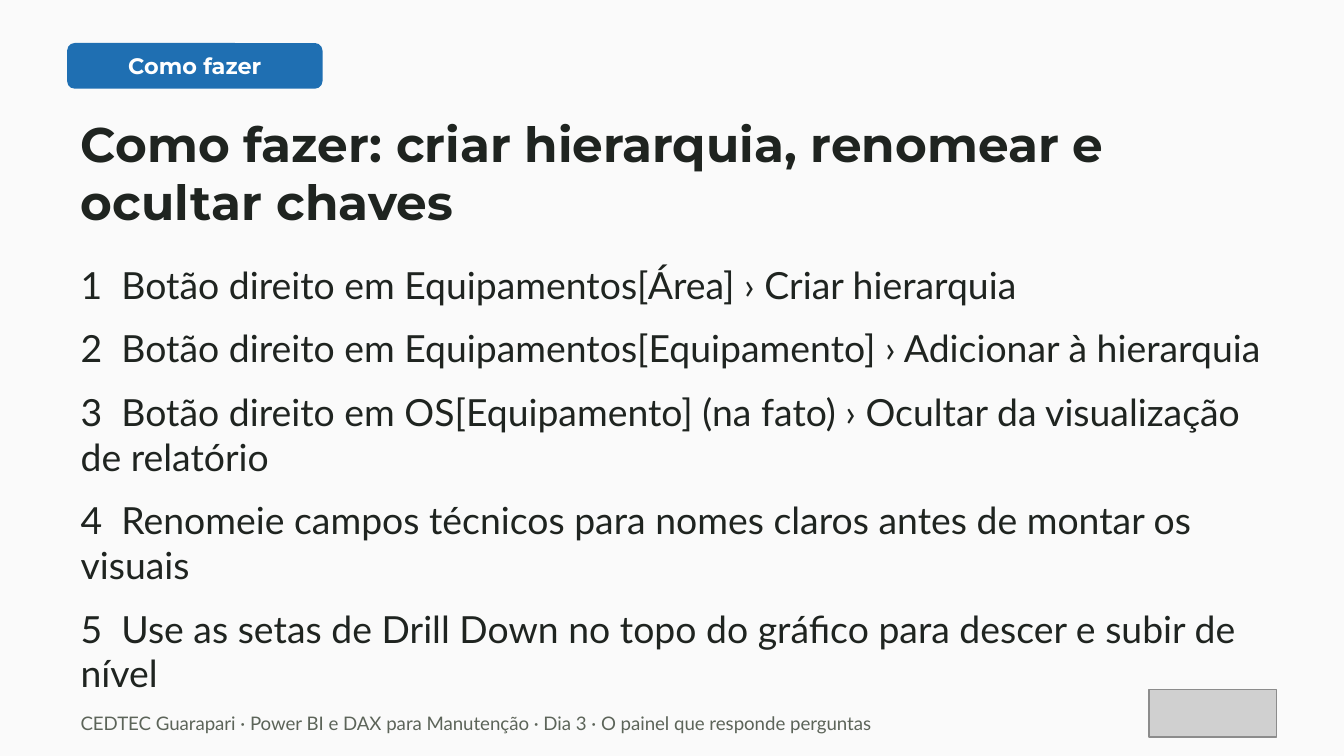
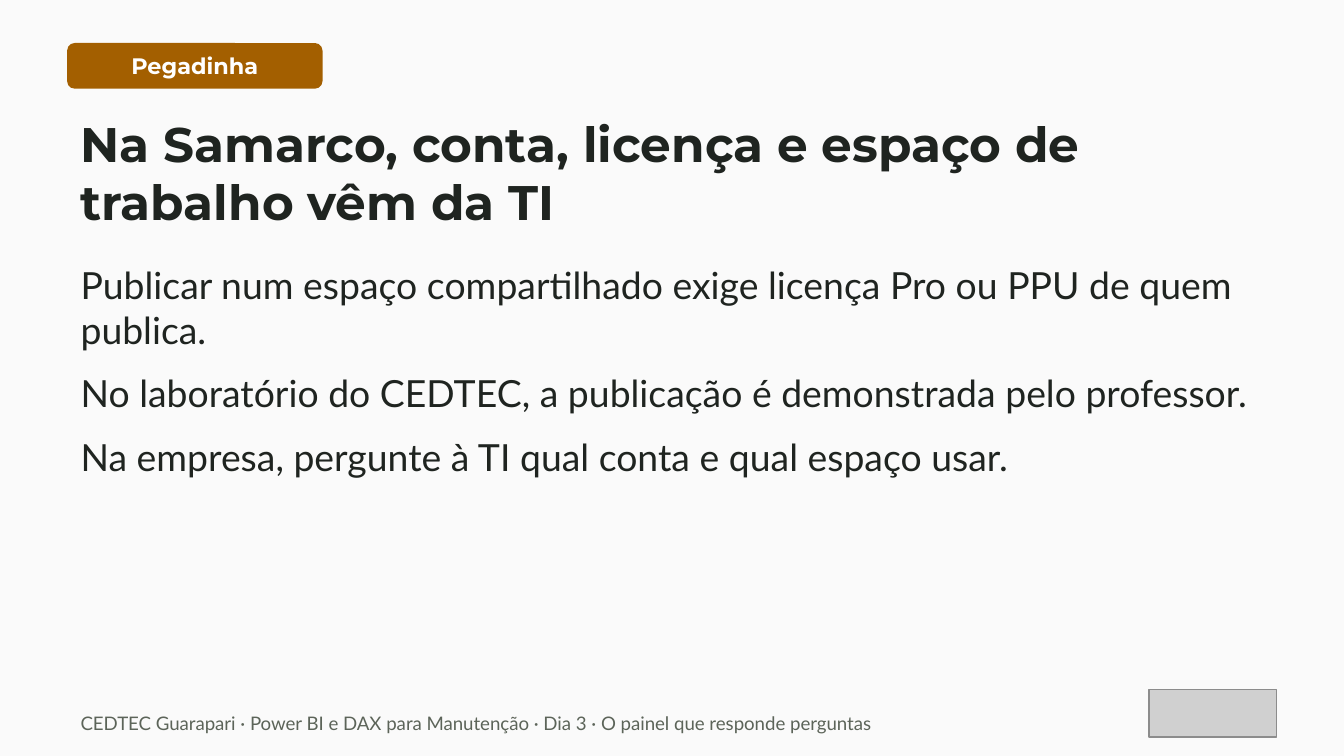
Before and after one commit to IsraelMdc/Curso_PowerBI_Dax, a slide deck: slide 21 of Aulas/Power BI e DAX para Manutenção — Dia 3 · O painel que responde perguntas.pptx (slide 12 before the commit). Drawn at 1344x756 pixels with LibreOffice and Linux fonts; fonts in the diff are those of the drawing; grey boxes stand for pictures. Boxes give left, top, right and bottom in pixels: in the first picture for what was removed or moved away, otherwise in the second. Text is boxed around its words. In the diff, an @@ line names an element or a change of style, - is before the commit and + after.

```diff
--- a/Aulas/Power BI e DAX para Manutenção — Dia 3 · O painel que responde perguntas.pptx
+++ b/Aulas/Power BI e DAX para Manutenção — Dia 3 · O painel que responde perguntas.pptx
@@ rounded rectangle "Pegadinha" at box(67, 43, 323, 89): fill #1F6FB2 to #A35F00 @@
@@ text in rounded rectangle at box(131, 56, 258, 79): text changed @@
-Como fazer
+Pegadinha
@@ text at box(81, 124, 1079, 221): text changed @@
-Como fazer: criar hierarquia, renomear e ocultar chaves
+Na Samarco, conta, licença e espaço de trabalho vêm da TI
@@ text at box(81, 271, 1247, 478): text changed @@
-1 Botão direito em Equipamentos[Área] › Criar hierarquia
-2 Botão direito em Equipamentos[Equipamento] › Adicionar à hierarquia
-3 Botão direito em OS[Equipamento] (na fato) › Ocultar da visualização de relatório
-4 Renomeie campos técnicos para nomes claros antes de montar os visuais
-5 Use as setas de Drill Down no topo do gráfico para descer e subir de nível
+Publicar num espaço compartilhado exige licença Pro ou PPU de quem publica.
+No laboratório do CEDTEC, a publicação é demonstrada pelo professor.
+Na empresa, pergunte à TI qual conta e qual espaço usar.
```
Also in this commit, not shown: 24 other slides changed, 1 slide added, 10 slides removed, 4 other files.
